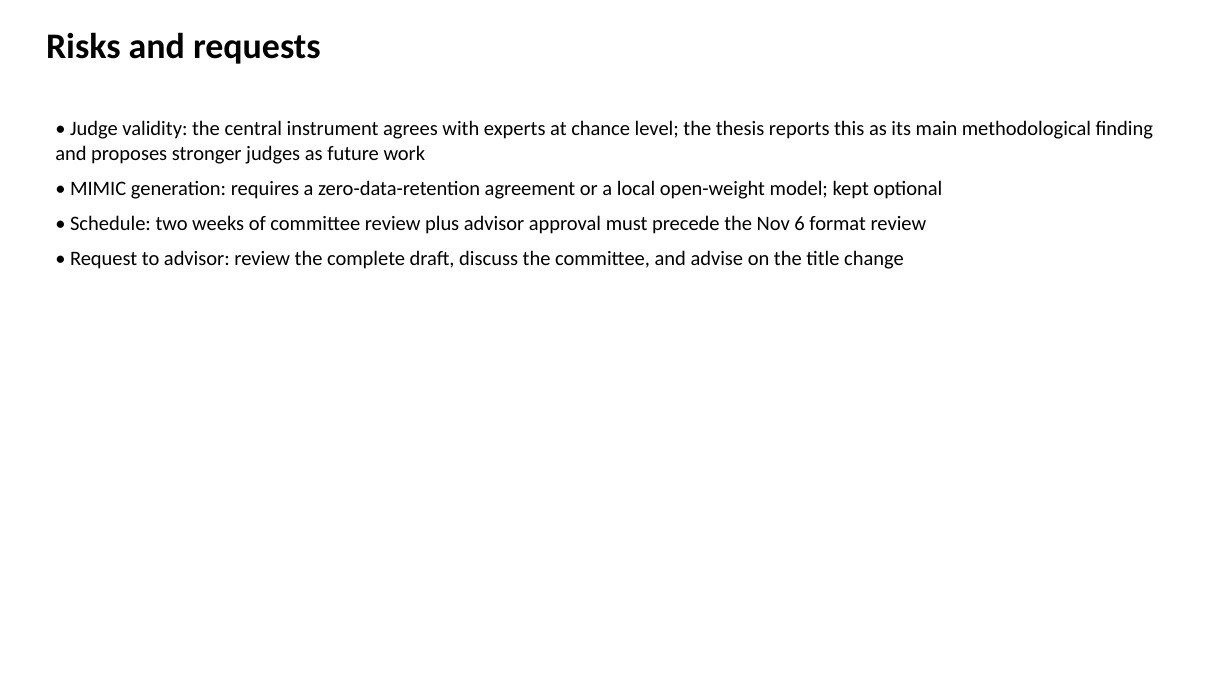
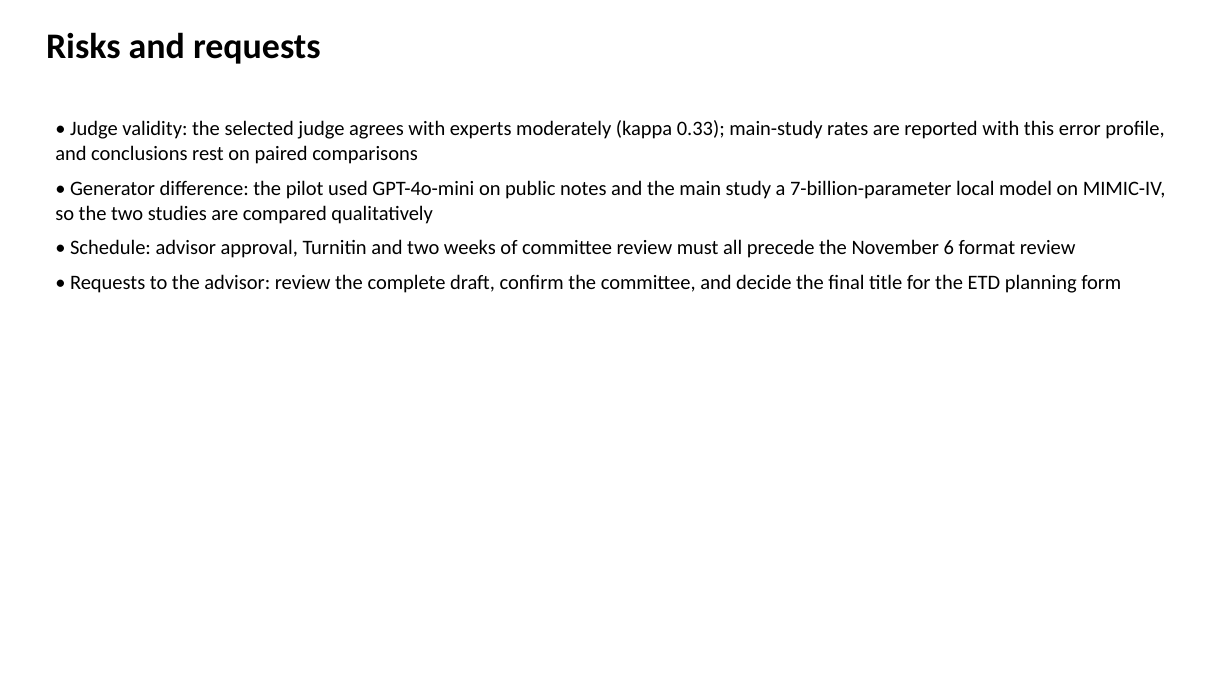
Before and after one commit to slay-a/medical-hallucination-eval, a slide deck: slide 14 of deliverables/Progress_Slides_Fall2026.pptx. Drawn at 1232x693 pixels with LibreOffice and Linux fonts; fonts in the diff are those of the drawing. Boxes give left, top, right and bottom in pixels: in the first picture for what was removed or moved away, otherwise in the second. Text is boxed around its words. In the diff, an @@ line names an element or a change of style, - is before the commit and + after.

```diff
--- a/deliverables/Progress_Slides_Fall2026.pptx
+++ b/deliverables/Progress_Slides_Fall2026.pptx
@@ text at (55, 120, 1166, 293): text changed @@
-• Judge validity: the central instrument agrees with experts at chance level; the thesis reports this as its main methodological finding and proposes stronger judges as future work
-• MIMIC generation: requires a zero-data-retention agreement or a local open-weight model; kept optional
-• Schedule: two weeks of committee review plus advisor approval must precede the Nov 6 format review
-• Request to advisor: review the complete draft, discuss the committee, and advise on the title change
+• Judge validity: the selected judge agrees with experts moderately (kappa 0.33); main-study rates are reported with this error profile, and conclusions rest on paired comparisons
+• Generator difference: the pilot used GPT-4o-mini on public notes and the main study a 7-billion-parameter local model on MIMIC-IV, so the two studies are compared qualitatively
+• Schedule: advisor approval, Turnitin and two weeks of committee review must all precede the November 6 format review
+• Requests to the advisor: review the complete draft, confirm the committee, and decide the final title for the ETD planning form
```
Also in this commit, not shown: 8 other slides changed, 4 slides added, 4 slides removed, 11 other files.
